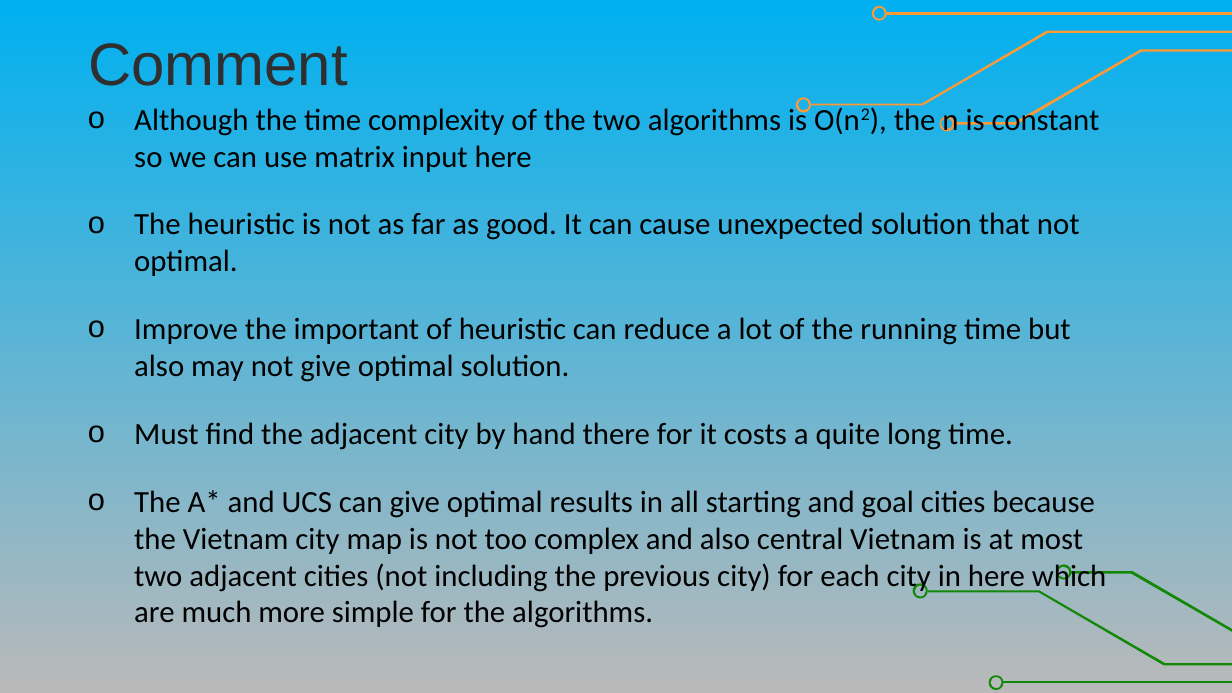
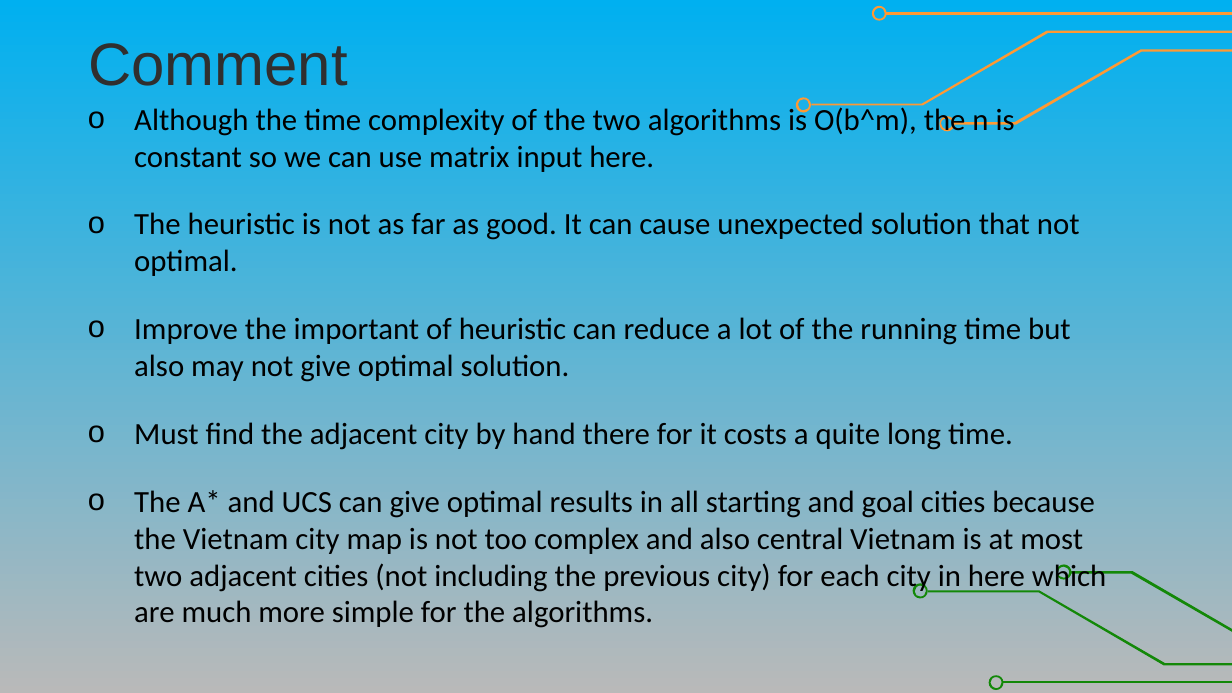
Before and after one commit to NQN27/Test_Project_AI, a slide deck: slide 14 of Project-AI.pptx. Drawn at 1232x693 pixels with LibreOffice and Linux fonts; fonts in the diff are those of the drawing. Boxes give left, top, right and bottom in pixels: in the first picture for what was removed or moved away, otherwise in the second. Text is boxed around its words. In the diff, an @@ line names an element or a change of style, - is before the commit and + after.

```diff
--- a/Project-AI.pptx
+++ b/Project-AI.pptx
@@ text at <box>134,104,1015,172</box>: text changed @@
-o Although the time complexity of the two algorithms is O(n2), the n is constant so we can use matrix input here
+o Although the time complexity of the two algorithms is O(b^m), the n is constant so we can use matrix input here.
```
Also in this commit, not shown: 2 other slides changed, 1 slide removed, 2 other files.
